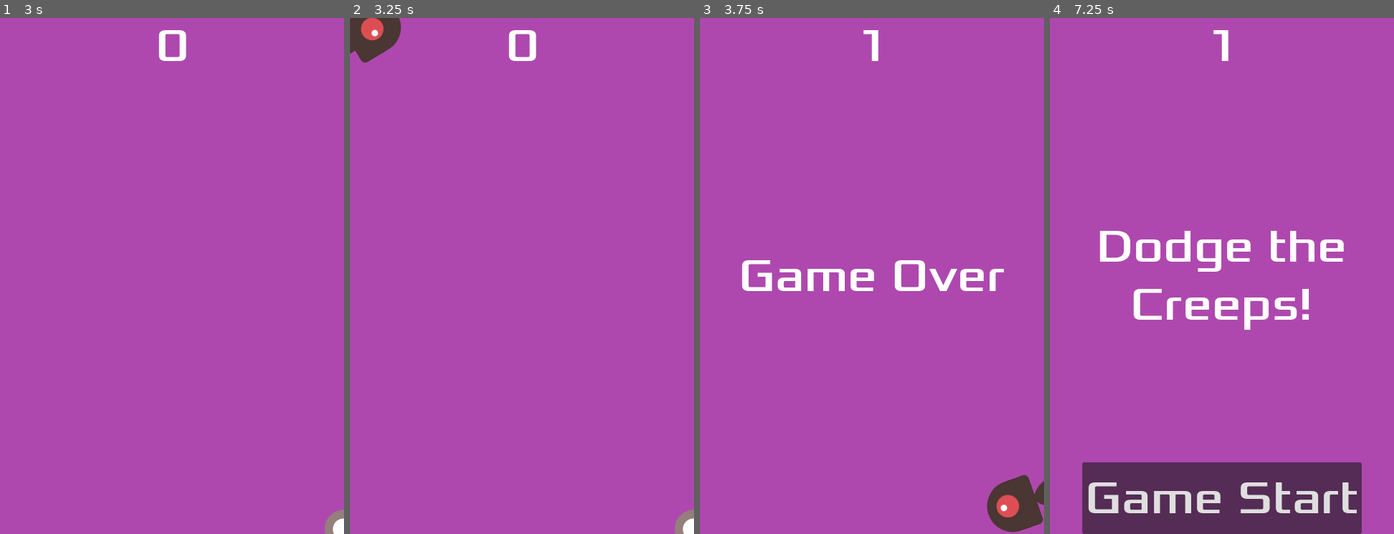
Above: before the commit, frames 1-4 (left to right).
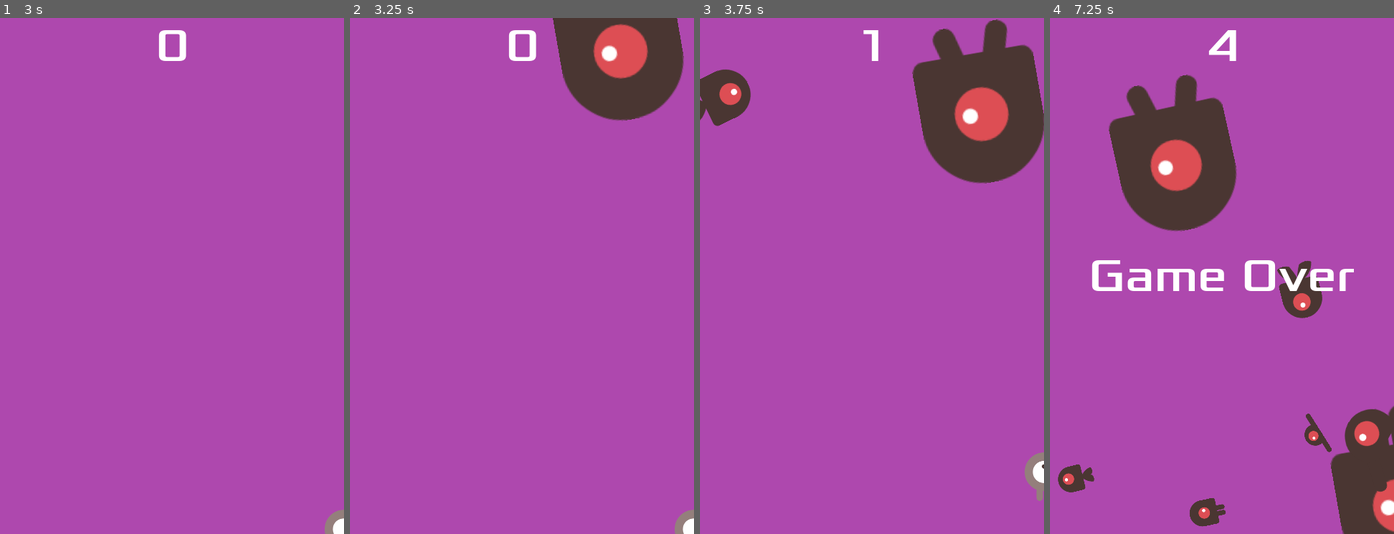
Above: after the commit, the same moments.

Repository: phoenixpina/DodgeTheCreepsEdit
Game: Godot game, scene res://main.tscn
The game is run twice, just before and just after one commit, with the same random seed, the same clock (stepped at 60 frames per second) and the same inputs.
Inputs:
- Up to frame 1 (3 s): click "Game Start" at 0.5 s; tap Enter at 1.25 s; hold Right (move_right) 1.28-2.03 s; hold Down (move_down) 2.03-2.78 s; hold Right (move_right) from 2.78 s (still down)
- Up to frame 2 (3.25 s): keep holding Right (move_right)
- Up to frame 3 (3.75 s): release Right (move_right) at 3.53 s; hold Up (move_up) from 3.53 s (still down)
- Up to frame 4 (7.25 s): release Up (move_up) at 4.28 s; hold Left (move_left) 4.28-5.78 s; hold Down (move_down) 5.78-6.53 s; hold Right (move_right) from 6.53 s (still down)

Frame 1 is identical in both runs. In frame 2, 7.2% of the frame differs, in the area x 0-98%, y 0-20%; in frame 3, 13%; in frame 4, 28%, in the area x 2-100%, y 2-100%.

Commit message:
Added a unique edit.

Diff:
--- a/main.gd
+++ b/main.gd
@@ -34,6 +34,21 @@
 	# Create a new instance of the Mob scene.
 	var mob = mob_scene.instantiate()
 
+	#This is what I am editing: Varying mob size spawning.
+	var random_scale = randf_range(0.3, 1.8)  # Random scale between 0.5x and 1.5x
+	mob.scale = Vector2(random_scale, random_scale)  # Applies the scale uniformly
+	var collision_shape = mob.get_node("CollisionShape2D") # Adjusts the collision shape's scale
+	if collision_shape:
+		var shape = collision_shape.shape
+		if shape is CapsuleShape2D:
+			shape.radius *= random_scale
+			shape.height *= random_scale
+
+	var sprite = mob.get_node("AnimatedSprite2D") #Adjusts animation sprite so it matches collision box
+	if sprite:
+		sprite.scale = Vector2(random_scale, random_scale)
+
+	#Code from tutorial begins again here
 	# Choose a random location on Path2D.
 	var mob_spawn_location = $MobPath/MobSpawnLocation
 	mob_spawn_location.progress_ratio = randf()
